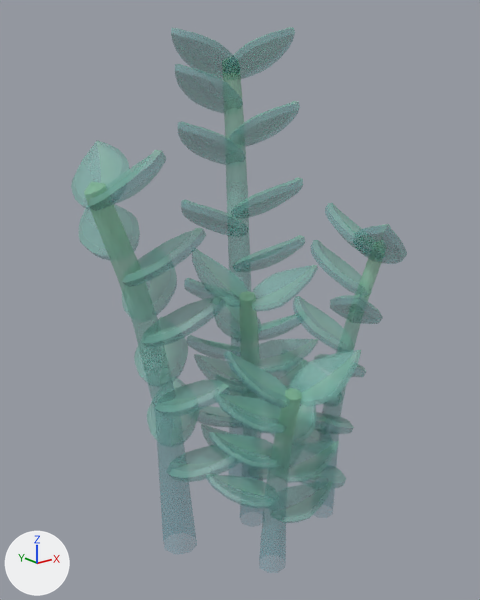
Two versions of the FBX model Assets/Models/Tiny Treats plants/zzplant_plant_large.fbx, one commit apart.
Both versions are drawn from a camera (50 mm lens) standing at (-2.01, -2.39, 2.19) and looking at (0.0, 0.12, 1.18). The axes (+X, +Y, +Z) are drawn at lower left. The lights are the same throughout. Objects named as collision shapes, trigger or cutter boxes, shadow casters or lower levels of detail are left out. Where no turn or scale is listed for an object, it has been applied to the vertices.

The first picture shows 'zzplant_plant_large'.
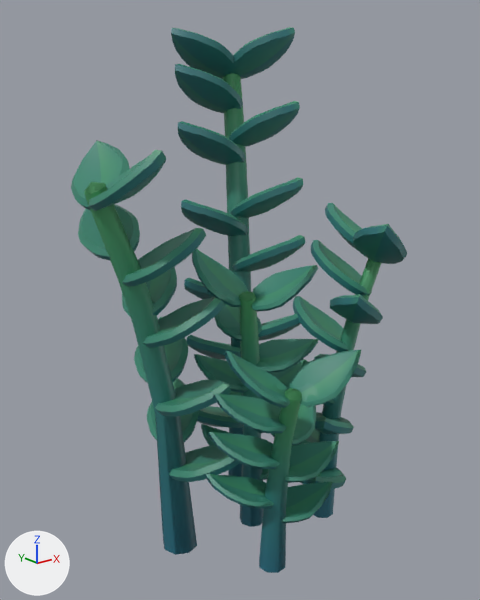
Diff of the bpy script that builds the scene:
```diff
--- a/Assets/Models/Tiny Treats plants/zzplant_plant_large.fbx.py
+++ b/Assets/Models/Tiny Treats plants/zzplant_plant_large.fbx.py
@@ img_tiny_treats_texture_1_png @@
-img_tiny_treats_texture_1_png = load_image('tiny_treats_texture_1.png', 'tiny_treats_texture_1.png', 1024, 1024, 'Non-Color')
+img_tiny_treats_texture_1_png = load_image('tiny_treats_texture_1.png', 'tiny_treats_texture_1.png', 1024, 1024, 'sRGB')
@@ mat_tiny_treats_1 @@
 n0 = _N.new('ShaderNodeBsdfPrincipled'); n0.name = 'Principled BSDF'
 n2 = _N.new('ShaderNodeTexImage'); n2.name = 'Image Texture'
 n2.image = img_tiny_treats_texture_1_png
-n3 = _N.new('ShaderNodeTexImage'); n3.name = 'Image Texture.001'
-n3.image = img_tiny_treats_texture_1_png
 _L.new(n2.outputs[0], n0.inputs[0])  # 'Color' to 'Base Color'
-_L.new(n3.outputs[0], n0.inputs[4])  # 'Color' to 'Alpha'
 _L.new(n0.outputs[0], n1.inputs[0])  # 'BSDF' to 'Surface'
+_L.new(n2.outputs[1], n0.inputs[4])  # 'Alpha' to 'Alpha'
@@ me_zzplant_plant_large_001 @@
+me_zzplant_plant_large_001.from_pydata(...)  # 2373 vertices, 2786 faces; spans x -0.8..0.78, y -0.64..0.91, z -0.11..2.52
+me_zzplant_plant_large_001.materials.append(mat_tiny_treats_1)  # picture img_tiny_treats_texture_1_png
@@ ob_zzplant_plant_large_lod1 @@
+ob_zzplant_plant_large_lod1 = bpy.data.objects.new('zzplant_plant_large_LOD1', me_zzplant_plant_large_001)
+ob_zzplant_plant_large_lod1.location = (0.0, 0.0, 0.0)
```

Boxes [x1, y1, x2, y2] around the edits, measured in the pictures (480 x 600 px):
'zzplant_plant_large', surface changed
    both: [71, 27, 407, 573]
'zzplant_plant_large_LOD1', added (green)
    after: [71, 28, 407, 573]
